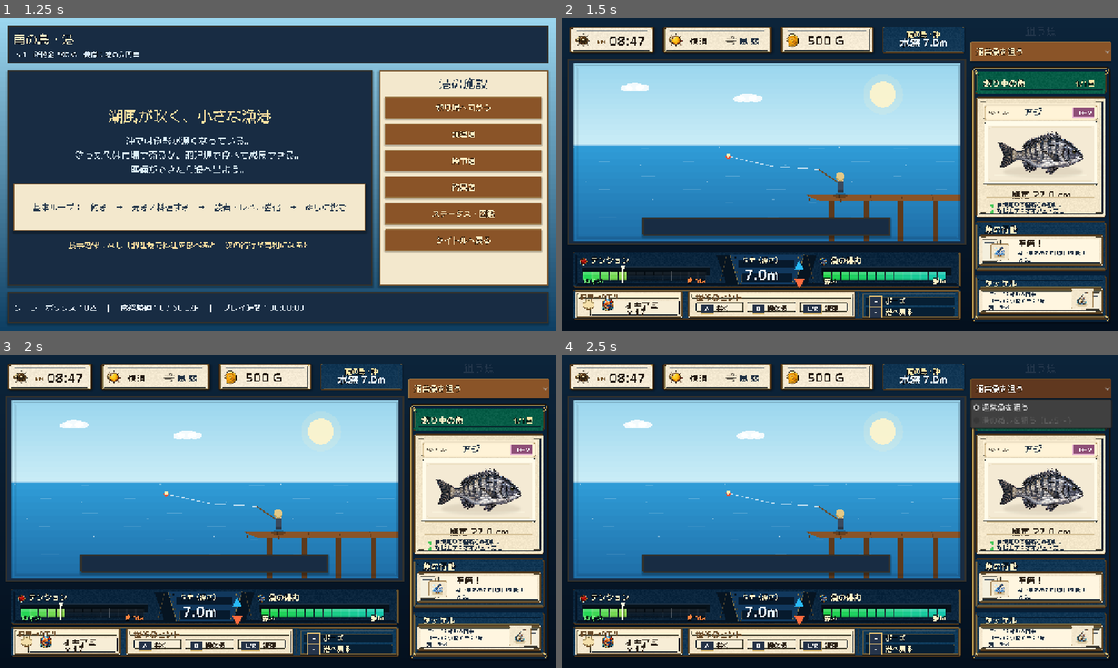
Above: before the commit, frames 1-4 (two rows, left to right).
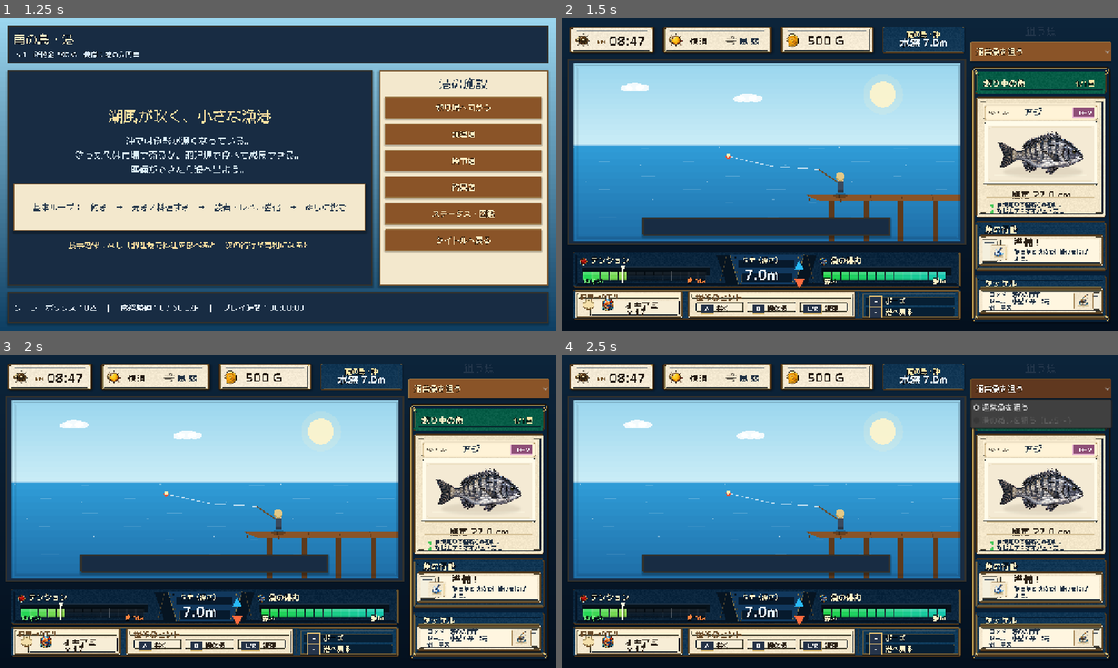
Above: after the commit, the same moments.

Repository: RYUKOU-OKUMURA/tsuri_quest_umi_mvp
Game: Godot game, scene res://scenes/main.tscn
Two runs of this game, one before a commit and one after it. Both use one fixed random seed, a clock stepped at 60 frames per second and the inputs below.
Inputs:
- Up to frame 1 (1.25 s): click "ゲームを始める" at 0.5 s
- Up to frame 2 (1.5 s): click "釣り場へ向かう" at 1.25 s
- Up to frame 3 (2 s): no input
- Up to frame 4 (2.5 s): click "通常魚を狙う" at 2 s

Frame 1 is identical in both runs. In frame 2, 0.5% of the frame differs, in the area x 76-96%, y 70-94%; in frame 3, 0.5%; in frame 4, 0.5%.

Commit message:
Improve sidebar lower card readability

Diff:
--- a/src/ui/components/fight_sidebar.gd
+++ b/src/ui/components/fight_sidebar.gd
@@ -144,18 +144,19 @@
 	_draw_text(font, "魚の行動", rect.position + Vector2(16.0, 27.0), 19 if _sidebar_frame != null else 18, Palette.TEXT_BONE, 3)
 	var body := Rect2(rect.position + Vector2(10.0, 33.0), rect.size - Vector2(20.0, 42.0))
 	if _sidebar_frame != null:
-		body = Rect2(rect.position + Vector2(14.0, rect.size.y * 0.31), rect.size - Vector2(28.0, rect.size.y * 0.40))
+		body = Rect2(rect.position + Vector2(14.0, rect.size.y * 0.29), rect.size - Vector2(28.0, rect.size.y * 0.36))
 	_draw_panel(body, Color("#f3e8cd"), Palette.WOOD_DARK, Palette.GOLD)
 	var action := "待機"
 	var message := "ラインを見ながら、テンションを保とう。"
 	if simulator != null:
 		action = simulator.action_name
 		message = simulator.action_message
-	var icon_size := 44.0 if _sidebar_frame != null else 58.0
-	_draw_action_icon(body.position + Vector2(36.0, body.size.y * 0.54), icon_size)
-	_draw_text(font, "%s！" % action, body.position + Vector2(78.0, 24.0), 20 if _sidebar_frame != null else 20, Color("#2b2117"), 0)
-	if _sidebar_frame != null:
-		_draw_action_message(font, message, body.position + Vector2(78.0, 31.0), body.size.x - 96.0)
+	var icon_size := 40.0 if _sidebar_frame != null else 58.0
+	var text_x := 70.0 if _sidebar_frame != null else 78.0
+	_draw_action_icon(body.position + Vector2(34.0, body.size.y * 0.55), icon_size)
+	_draw_text(font, "%s！" % action, body.position + Vector2(text_x, 24.0), 21 if _sidebar_frame != null else 20, Color("#2b2117"), 0)
+	if _sidebar_frame != null:
+		_draw_action_message(font, message, body.position + Vector2(text_x, 31.0), body.size.x - text_x - 12.0)
 	else:
 		_draw_wrapped(font, message, body.position + Vector2(72.0, 36.0), body.size.x - 82.0, 11, Palette.TEXT_DARK, 2)
 
@@ -165,21 +166,21 @@
 	_draw_text(font, "タックル", rect.position + Vector2(14.0, 26.0), 19 if _sidebar_frame != null else 18, Palette.TEXT_BONE, 3)
 	var body := Rect2(rect.position + Vector2(10.0, 32.0), rect.size - Vector2(20.0, 38.0))
 	if _sidebar_frame != null:
-		body = Rect2(rect.position + Vector2(14.0, rect.size.y * 0.30), rect.size - Vector2(28.0, rect.size.y * 0.37))
+		body = Rect2(rect.position + Vector2(14.0, rect.size.y * 0.305), rect.size - Vector2(28.0, rect.size.y * 0.37))
 	_draw_panel(body, Palette.PARCHMENT, Palette.WOOD_DARK, Palette.GOLD)
 	var rod_name := _short_rod_name(String(trip_stats.get("rod_name", "港の入門竿")))
-	var text_width := body.size.x - (88.0 if _tackle_card_icon != null or _icons != null else 12.0)
+	var text_width := body.size.x - (76.0 if _tackle_card_icon != null or _icons != null else 12.0)
 	var lines: Array[String] = [
 		"ロッド：%s" % rod_name,
 		"リール：小型 / 糸：3号",
 		"針：チヌ",
 	]
-	var tackle_font_size := 12 if _sidebar_frame != null else 12
-	var tackle_line_gap := 15.0 if _sidebar_frame != null else 16.0
+	var tackle_font_size := 13 if _sidebar_frame != null else 12
+	var tackle_line_gap := 15.5 if _sidebar_frame != null else 16.0
 	for i in range(lines.size()):
-		_draw_wrapped(font, lines[i], body.position + Vector2(12.0, 6.0 + float(i) * tackle_line_gap), text_width, tackle_font_size, Palette.TEXT_DARK, 1)
+		_draw_wrapped(font, lines[i], body.position + Vector2(12.0, 6.0 + float(i) * tackle_line_gap), text_width, tackle_font_size, Palette.TEXT_DARK, 1, tackle_font_size + 2.5)
 	if _tackle_card_icon != null or _icons != null:
-		_draw_tackle_icon(Rect2(body.end - Vector2(62.0, 62.0), Vector2(52.0, 52.0)))
+		_draw_tackle_icon(Rect2(body.end - Vector2(56.0, 56.0), Vector2(46.0, 46.0)))
 	else:
 		_draw_simple_rod(body.position + Vector2(body.size.x - 62.0, body.size.y - 24.0))
 
@@ -223,7 +224,16 @@
 	_draw_text(font, text, rect.position + Vector2((rect.size.x - text_width) * 0.5, font_size), font_size, color, outline)
 
 
-func _draw_wrapped(font: Font, text: String, pos: Vector2, max_width: float, font_size: int, color: Color, max_lines: int) -> void:
+func _draw_wrapped(
+	font: Font,
+	text: String,
+	pos: Vector2,
+	max_width: float,
+	font_size: int,
+	color: Color,
+	max_lines: int,
+	line_gap: float = -1.0
+) -> void:
 	var line := ""
 	var lines: Array[String] = []
 	var closing_marks := "、。！？…）」』"
@@ -242,8 +252,9 @@
 	if not line.is_empty():
 		lines.append(line)
 	var count := mini(lines.size(), max_lines)
+	var gap := line_gap if line_gap > 0.0 else float(font_size + 5)
 	for i in range(count):
-		_draw_text(font, lines[i], pos + Vector2(0.0, float(i) * (font_size + 5.0) + float(font_size)), font_size, color, 0)
+		_draw_text(font, lines[i], pos + Vector2(0.0, float(i) * gap + float(font_size)), font_size, color, 0)
 
 
 func _draw_action_message(font: Font, text: String, pos: Vector2, max_width: float) -> void:
@@ -251,10 +262,10 @@
 	if first_stop > 0 and first_stop < text.length() - 1:
 		var first := text.left(first_stop + 1)
 		var second := text.substr(first_stop + 1)
-		_draw_wrapped(font, first, pos, max_width, 12, Palette.TEXT_DARK, 1)
-		_draw_wrapped(font, second, pos + Vector2(0.0, 16.0), max_width, 12, Palette.TEXT_DARK, 1)
-		return
-	_draw_wrapped(font, text, pos, max_width, 12, Palette.TEXT_DARK, 2)
+		_draw_wrapped(font, first, pos, max_width, 13, Palette.TEXT_DARK, 1, 16.0)
+		_draw_wrapped(font, second, pos + Vector2(0.0, 17.0), max_width, 13, Palette.TEXT_DARK, 1, 16.0)
+		return
+	_draw_wrapped(font, text, pos, max_width, 13, Palette.TEXT_DARK, 2, 16.0)
 
 
 func _draw_bullet(font: Font, text: String, pos: Vector2, max_width: float) -> void:
Not shown, changed: design-qa.md
Not shown, changed: docs/11_underwater_fight_showcase.md
